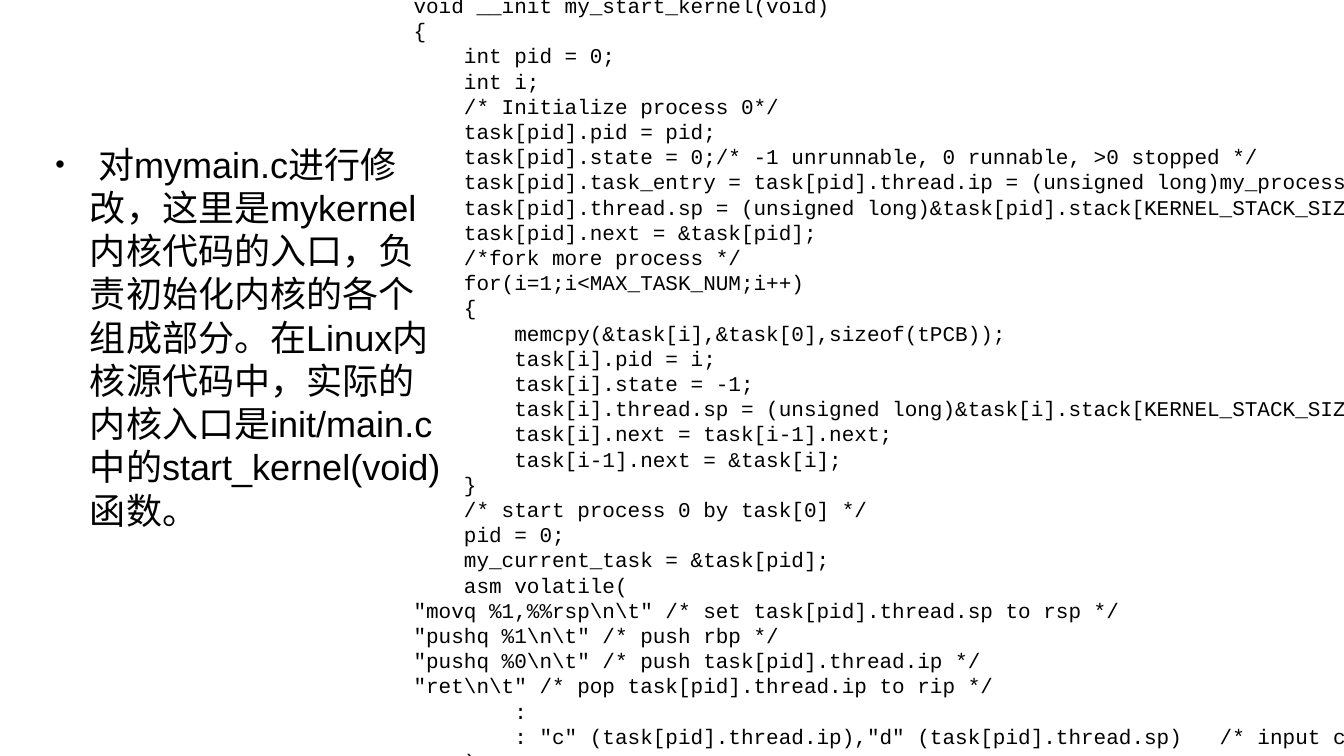
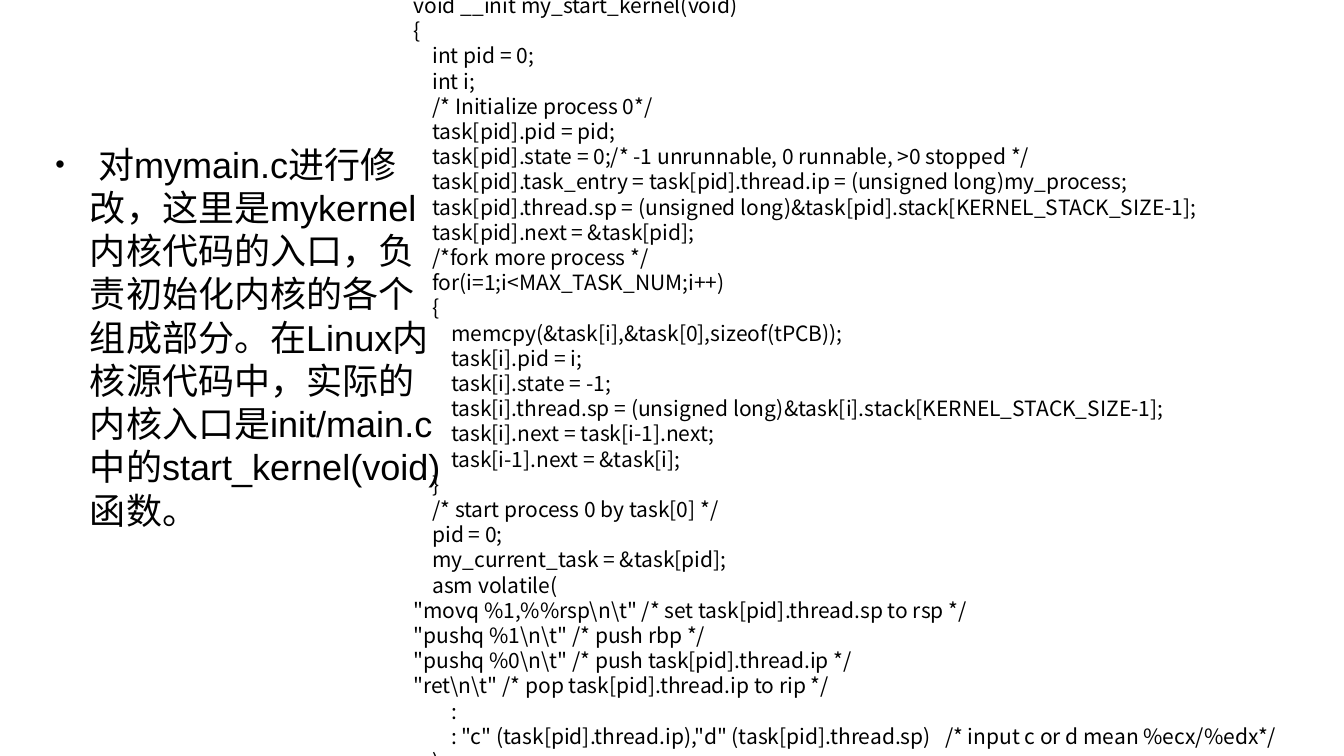
Before and after one commit to mengning/linuxkernel, a slide deck: slide 108 of ppt/2-计算机系统的基本工作原理.pptx (slide 109 before the commit). Drawn at 1344x756 pixels with LibreOffice and Linux fonts; fonts in the diff are those of the drawing. Boxes give left, top, right and bottom in pixels: in the first picture for what was removed or moved away, otherwise in the second. Text is boxed around its words. In the diff, an @@ line names an element or a change of style, - is before the commit and + after.

```diff
--- a/ppt/2-计算机系统的基本工作原理.pptx
+++ b/ppt/2-计算机系统的基本工作原理.pptx
@@ text "void __init my_start_kernel(void)" at box(414, 0, 1277, 749): font Courier New to Noto Sans CJK SC @@
```
Also in this commit, not shown: 9 other slides changed, 1 slide added, 2 slides removed.
